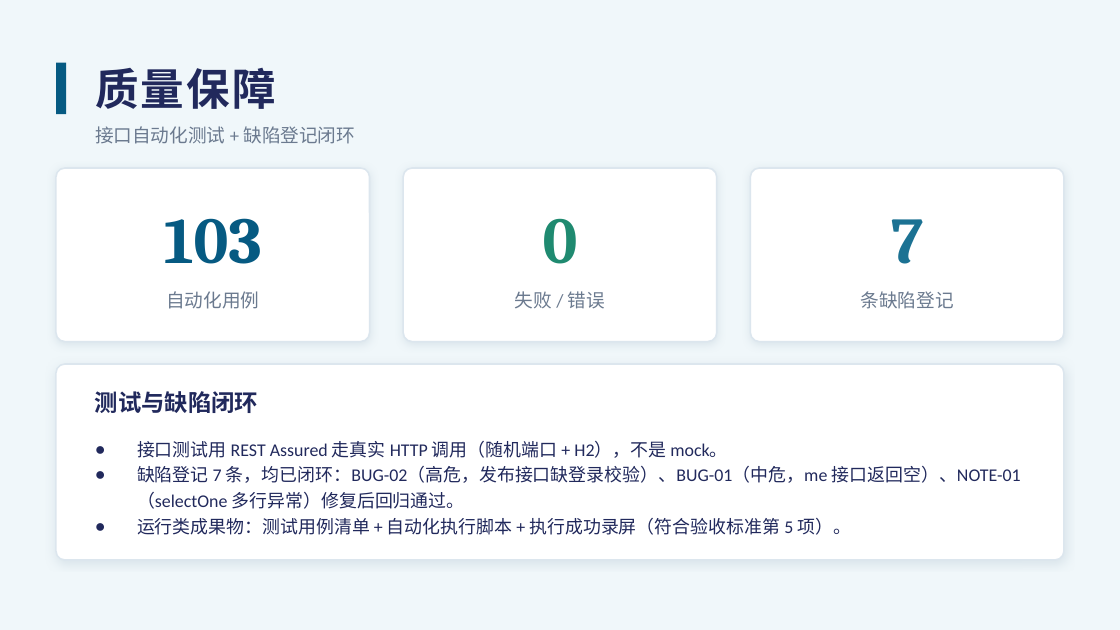
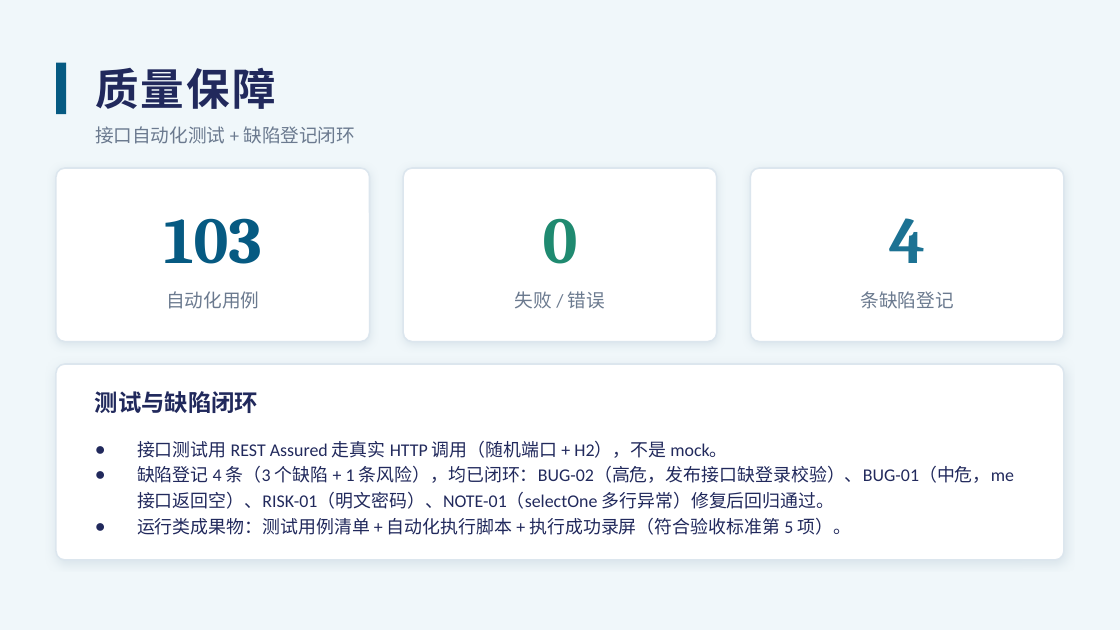
Before and after one commit to Ghhhh92/onlineshop, a slide deck: slide 8 of docs/presentation/在线购物系统-第2次阶段性评审报告.pptx. Drawn at 1120x630 pixels with LibreOffice and Linux fonts; fonts in the diff are those of the drawing. Boxes give left, top, right and bottom in pixels: in the first picture for what was removed or moved away, otherwise in the second. Text is boxed around its words. In the diff, an @@ line names an element or a change of style, - is before the commit and + after.

```diff
--- a/docs/presentation/在线购物系统-第2次阶段性评审报告.pptx
+++ b/docs/presentation/在线购物系统-第2次阶段性评审报告.pptx
@@ text at bbox=[889, 218, 925, 263]: text changed @@
-7
+4
@@ text at bbox=[137, 466, 1014, 509]: text changed @@
-● 缺陷登记 7 条，均已闭环：BUG-02（高危，发布接口缺登录校验）、BUG-01（中危，me 接口返回空）、NOTE-01（selectOne 多行异常）修复后回归通过。
+● 缺陷登记 4 条（3 个缺陷 + 1 条风险），均已闭环：BUG-02（高危，发布接口缺登录校验）、BUG-01（中危，me 接口返回空）、RISK-01（明文密码）、NOTE-01（selectOne 多行异常）修复后回归通过。
```
Also in this commit, not shown: 5 other slides changed, 1 other file.
